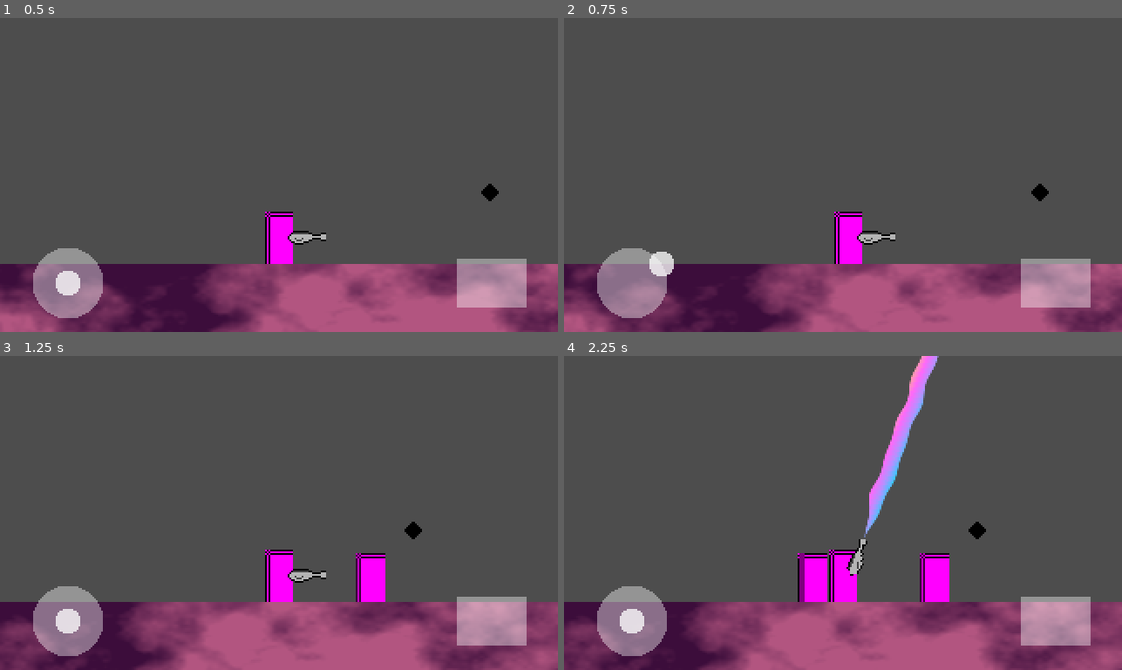
Above: before the commit, frames 1-4 (two rows, left to right).
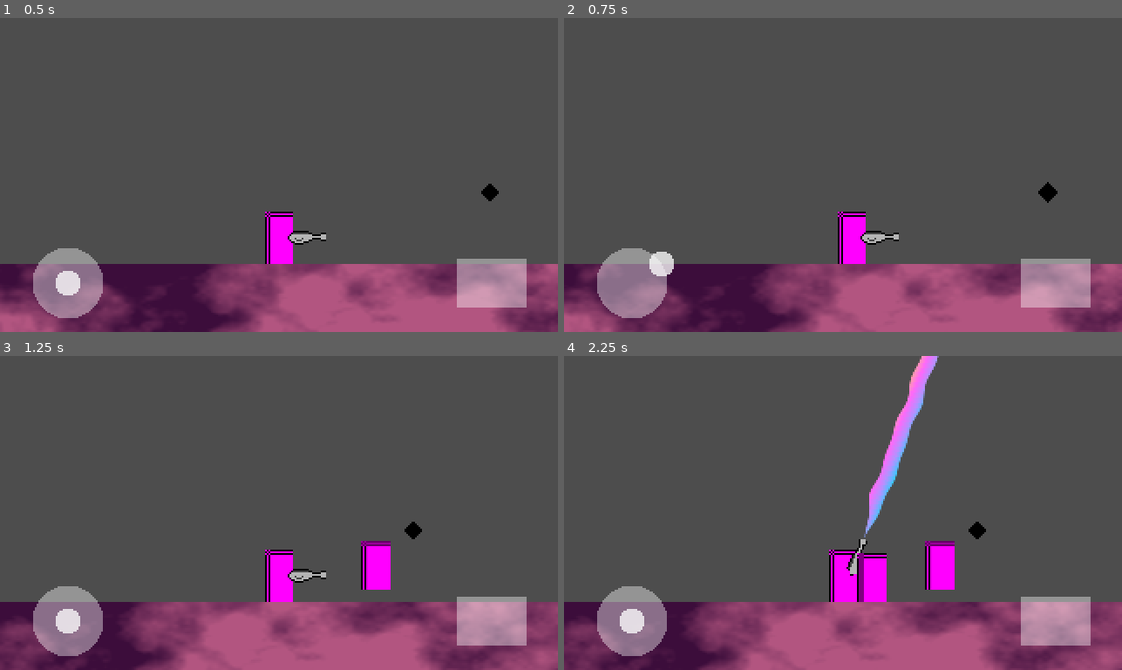
Above: after the commit, the same moments.

Repository: otherotherjosh/RhythmShooter
Game: Godot game, scene res://run n gun/run_n_gun.tscn
The game is run twice, just before and just after one commit, with the same random seed, the same clock (stepped at 60 frames per second) and the same inputs.
Inputs (mouse positions are in pixels of both pictures, inside the frame that each line leads up to):
- Up to frame 1 (0.5 s): no input
- Up to frame 2 (0.75 s): tap Enter at 0.5 s; drag from (630, 281) to (898, 105) at 0.52 s
- Up to frame 3 (1.25 s): no input
- Up to frame 4 (2.25 s): drag from (1055, 619) to (815, 575) at 1.27 s; move the mouse to (898, 443) at 2.02 s; click (898, 443) at 2.17 s

Frame 1 is identical in both runs. In frame 2, 1.1% of the frame differs, in the area x 1-100%, y 52-100%; in frame 3, 0.8%; in frame 4, 2.5%, in the area x 41-70%, y 58-79%.

Commit message:
feat: use reduced physics tick rate with interpolation

Diff:
--- a/project.godot
+++ b/project.godot
@@ -45,6 +45,11 @@
 2d_physics/layer_1="Default"
 2d_physics/layer_2="Enemy"
 
+[physics]
+
+common/physics_ticks_per_second=30
+common/physics_interpolation=true
+
 [rendering]
 
 renderer/rendering_method="mobile"
--- a/run n gun/combat/enemy_spawner.gd
+++ b/run n gun/combat/enemy_spawner.gd
@@ -22,5 +22,5 @@
 	var enemy: Enemy = ENEMY.instantiate()
 	enemy.health = health
 	enemy.combat_manager = combat_manager
+	enemy.global_position = spawnpoint.global_position
 	add_child(enemy)
-	enemy.global_position = spawnpoint.global_position
